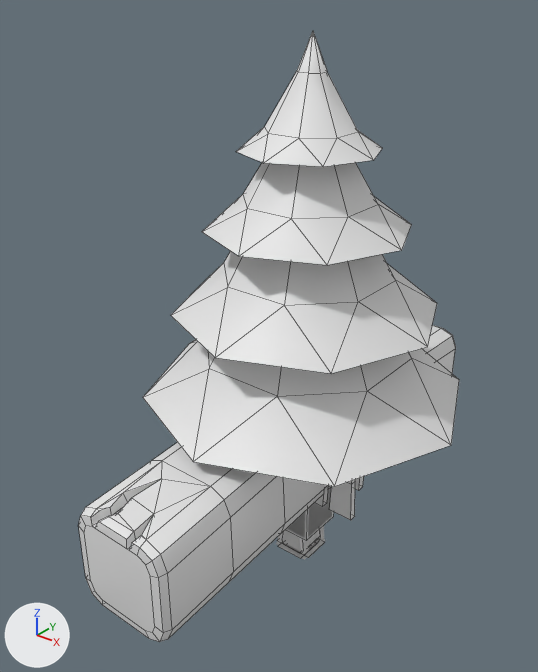
A saved change to the FBX model Blender/Tiles.fbx.
Both versions are drawn from a camera (50 mm lens) standing at (15.0, -21.1, 19.4) and looking at (-1.0, -1.0, 6.9). Lighting does not change. The marker at lower left points along +X, +Y and +Z. Mesh edges are drawn as thin lines on the coarser meshes.

In view in the first picture: 'Log', 'Tree', 'WallFence'.
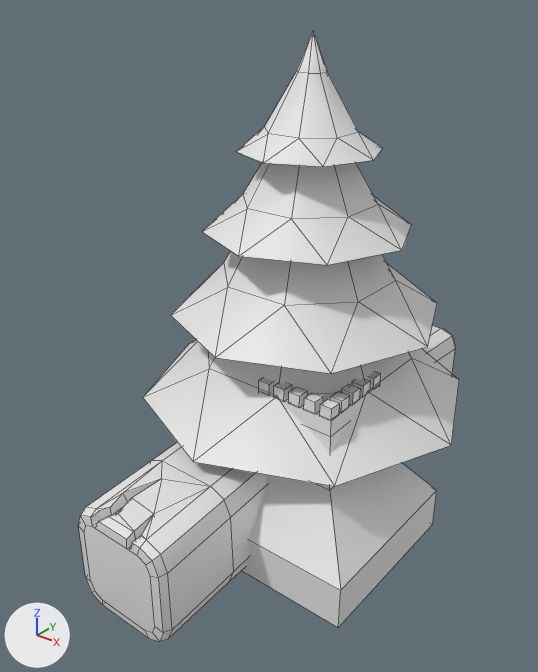
Where the change shows, as pixel boxes (x1, y1, x2, y2) in the pictures (538 x 672 px):
'Base', added: after (242, 371, 437, 628)

Diff of the bpy script that builds the scene:
```diff
--- a/Blender/Tiles.fbx.py
+++ b/Blender/Tiles.fbx.py
@@ me_cube_021 @@
+me_cube_021.from_pydata(...)  # 148 vertices, 114 faces; spans x -0.99..5.61, y -5.61..0.99, z 0.0..6.88
@@ ob_base @@
+ob_base = bpy.data.objects.new('Base', me_cube_021)
+ob_base.location = (0.0, 0.0, 0.0)
```
